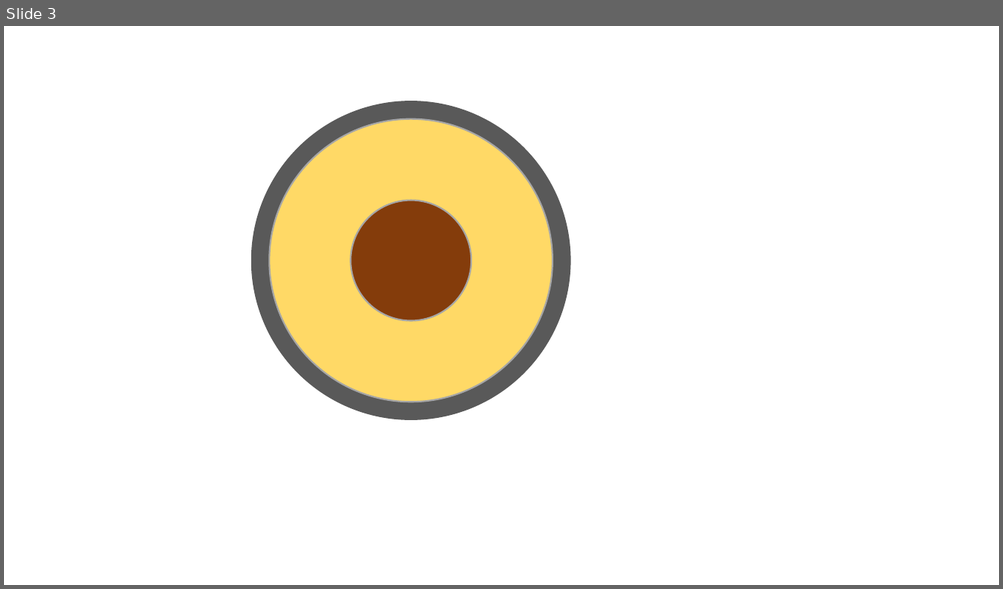
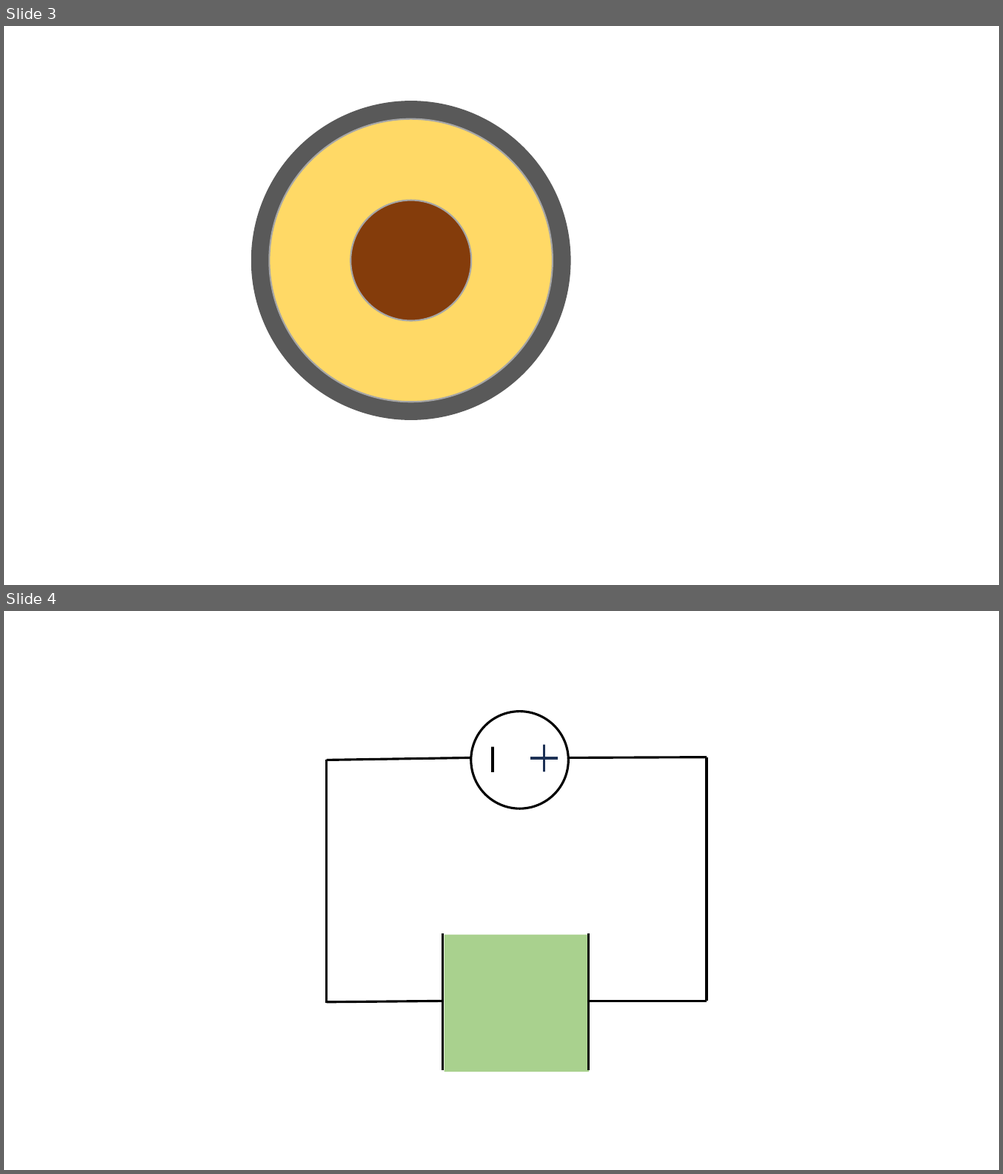
Before and after one commit to lucaedomosconi/HVDC, a slide deck: Thesis/pictures/MI paper.pptx. Shown one above the other, each under a label of ours: slide 3 before the commit, slides 3 and 4 after it. The pictures are 1003x589 and 1003x1174 pixels, drawn with LibreOffice and Linux fonts; fonts in the diff are those of the drawing. Boxes give left, top, right and bottom in pixels: in the first picture for what was removed or moved away, otherwise in the second. Text is boxed around its words. In the diff, an @@ line names an element or a change of style, - is before the commit and + after.

```diff
--- a/Thesis/pictures/MI paper.pptx
+++ b/Thesis/pictures/MI paper.pptx
@@ slide 4 added at (4, 611, 999, 1170), background #FFFFFF @@
@@ ellipse added at (471, 712, 569, 809), fill #FFFFFF, outline #000000 2.25 pt @@
@@ math minus added at (475, 742, 510, 777), outline #000000 2.25 pt @@
@@ plus sign added at (526, 740, 563, 777), outline #1E3256 2.25 pt @@
@@ line added from (327, 760) to (327, 1003), #000000 2.25 pt @@
@@ line added from (471, 758) to (327, 760), #000000 2.25 pt @@
@@ line added from (707, 758) to (569, 758), #000000 2.25 pt @@
@@ line added from (707, 758) to (707, 1001), #000000 2.25 pt @@
@@ line added from (443, 934) to (443, 1071), #000000 2.25 pt @@
@@ rectangle added at (444, 935, 589, 1072), fill #A9D18E @@
@@ line added from (588, 934) to (588, 1071), #000000 2.25 pt @@
@@ line added from (443, 1001) to (327, 1002), #000000 2.25 pt @@
@@ line added from (707, 1001) to (588, 1001), #000000 2.25 pt @@
```
Also in this commit, not shown: 1 other slide added, 5 other files.
